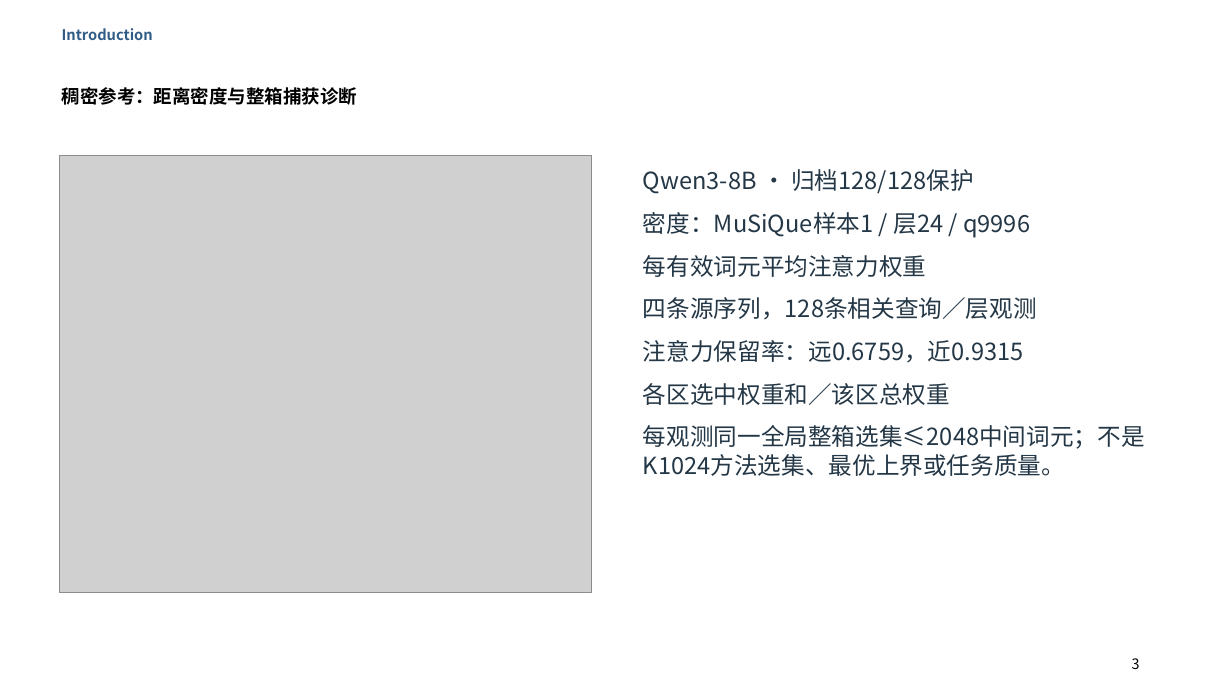
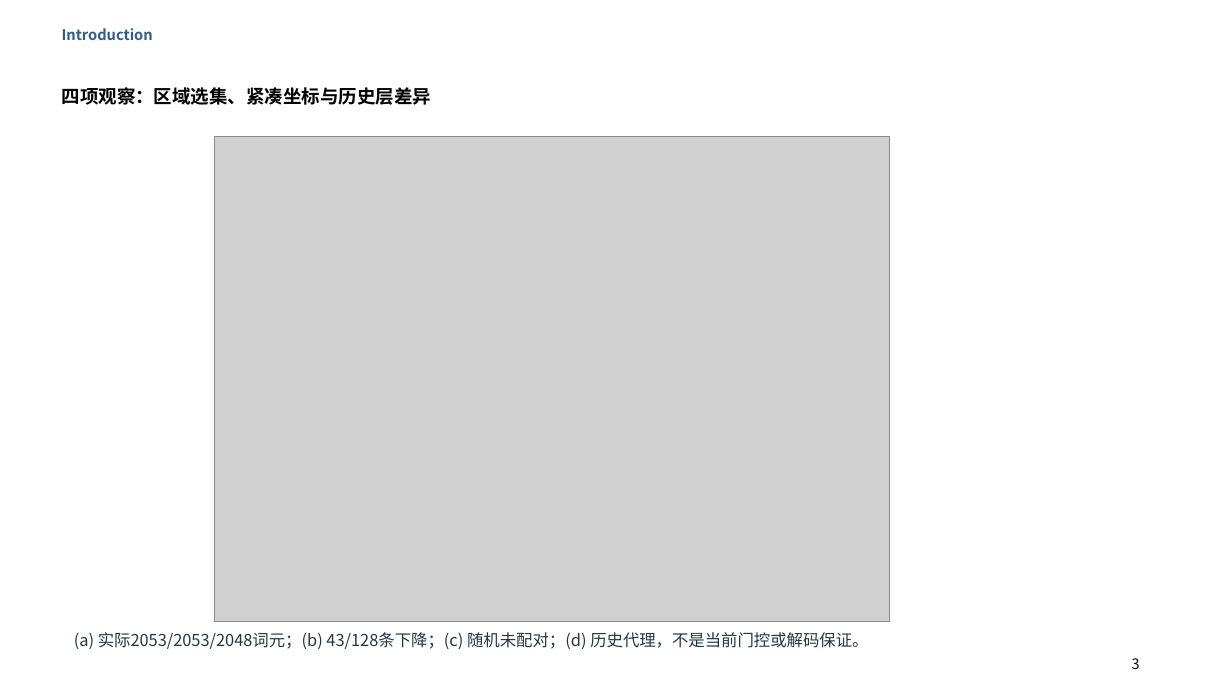
Before and after one commit to Chosen-David/two-level-attention, a slide deck: slide 3 of agent_doc/advice/dac_manuscript/presentation/TwoLevel_UserEdited_20261014.pptx. Drawn at 1232x693 pixels with LibreOffice and Linux fonts; fonts in the diff are those of the drawing; grey boxes stand for pictures. Boxes give left, top, right and bottom in pixels: in the first picture for what was removed or moved away, otherwise in the second. Text is boxed around its words. In the diff, an @@ line names an element or a change of style, - is before the commit and + after.

```diff
--- a/agent_doc/advice/dac_manuscript/presentation/TwoLevel_UserEdited_20261014.pptx
+++ b/agent_doc/advice/dac_manuscript/presentation/TwoLevel_UserEdited_20261014.pptx
@@ text at [62,87,432,105]: text changed @@
-稠密参考：距离密度与整箱捕获诊断
+四项观察：区域选集、紧凑坐标与历史层差异
@@ picture added at [214,137,889,621] @@
@@ picture removed at [59,155,591,592] @@
@@ text removed at [643,169,1145,476] @@
-Qwen3-8B · 归档128/128保护
-密度：MuSiQue样本1 / 层24 / q9996
-每有效词元平均注意力权重
-四条源序列，128条相关查询／层观测
-注意力保留率：远0.6759，近0.9315
-各区选中权重和／该区总权重
-每观测同一全局整箱选集≤2048中间词元；不是K1024方法选集、最优上界或任务质量。
@@ text added at [74,632,868,649], 16 pt, text #243746 @@
+(a) 实际2053/2053/2048词元；(b) 43/128条下降；(c) 随机未配对；(d) 历史代理，不是当前门控或解码保证。
```
Also in this commit, not shown: 25 other files.
